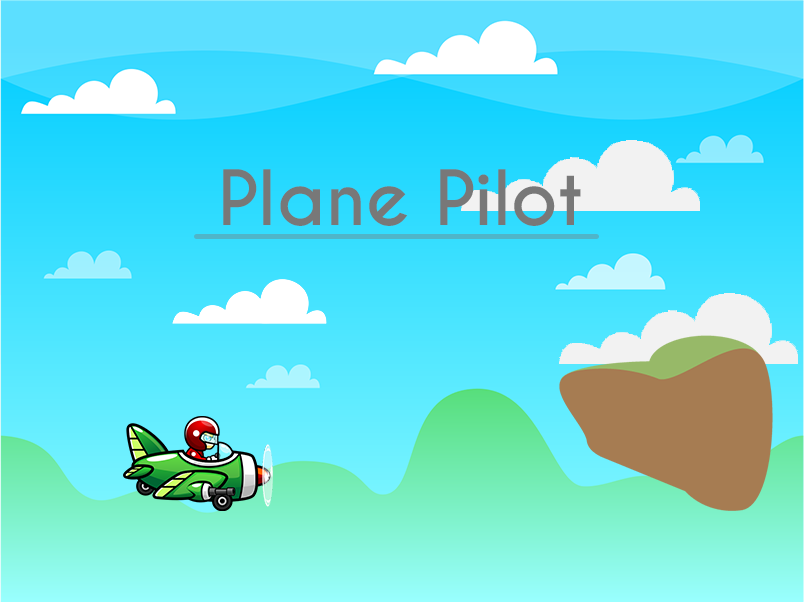
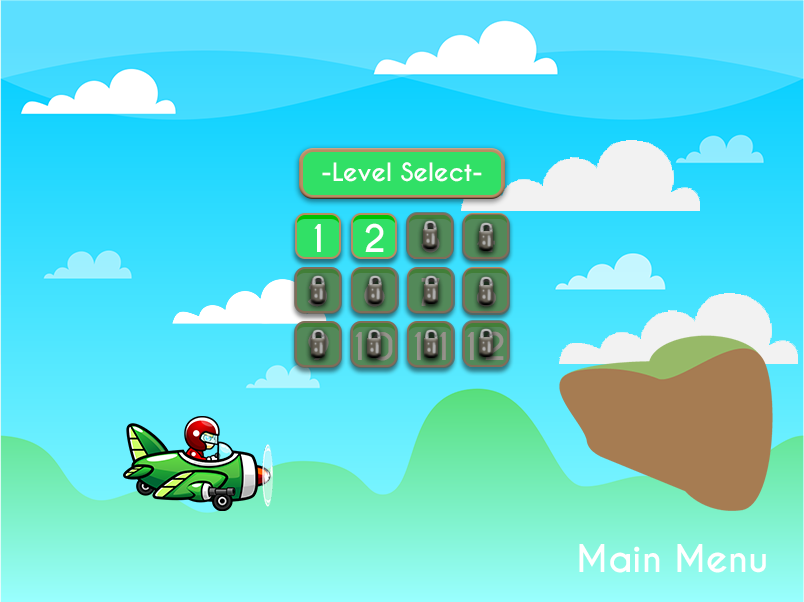
Layer changes from the first (804, 602) image to the second:
added group "LevelSelect" with 2 layers above "LevelButtonOG copy 5" over [299, 148, 505, 199]
added layer "-Level Select-" in group "LevelSelect" over [322, 162, 482, 182]
added layer "Rectangle 4" in group "LevelSelect" over [299, 148, 505, 199]
added group "LevelButtonOG copy 5" (1st of 4) with 2 layers above "LevelButtonOG copy 5" over [458, 320, 514, 376]
added layer "On" (1st of 14, in "LevelButtonOG copy 5") in group "LevelButtonOG copy 5" over [458, 320, 514, 376]
added group "LevelButtonOG copy 5" (2nd of 4) with 2 layers above "LevelButtonOG copy 5" over [402, 320, 458, 376]
added layer "On" (2nd of 14, in "LevelButtonOG copy 5") in group "LevelButtonOG copy 5" over [402, 320, 458, 376]
added group "LevelButtonOG copy 5" (3rd of 4) with 2 layers above "LevelButtonOG copy 5" over [346, 320, 402, 376]
added layer "On" (3rd of 14, in "LevelButtonOG copy 5") in group "LevelButtonOG copy 5" over [346, 320, 402, 376]
added group "LevelButtonOG copy 5" (4th of 4) with 2 layers above "LevelButtonOG copy 4" over [290, 320, 346, 376]
added layer "On" (4th of 14, in "LevelButtonOG copy 5") in group "LevelButtonOG copy 5" over [290, 320, 346, 376]
added group "LevelButtonOG copy 4" (1st of 4) with 2 layers above "LevelButtonOG copy 4" over [458, 266, 514, 322]
added layer "On" (5th of 14, in "LevelButtonOG copy 4") in group "LevelButtonOG copy 4" over [458, 266, 514, 322]
added group "LevelButtonOG copy 4" (2nd of 4) with 2 layers above "LevelButtonOG copy 4" over [402, 266, 458, 322]
added layer "On" (6th of 14, in "LevelButtonOG copy 4") in group "LevelButtonOG copy 4" over [402, 266, 458, 322]
added group "LevelButtonOG" with 3 layers above "MutButtonOn" over [290, 212, 766, 573]
added layer "Main Menu" in group "LevelButtonOG" over [579, 544, 766, 573]
hid "Plane Pilot" over [223, 169, 581, 226]
…and 34 more changes (33 added, 1 visibility)
